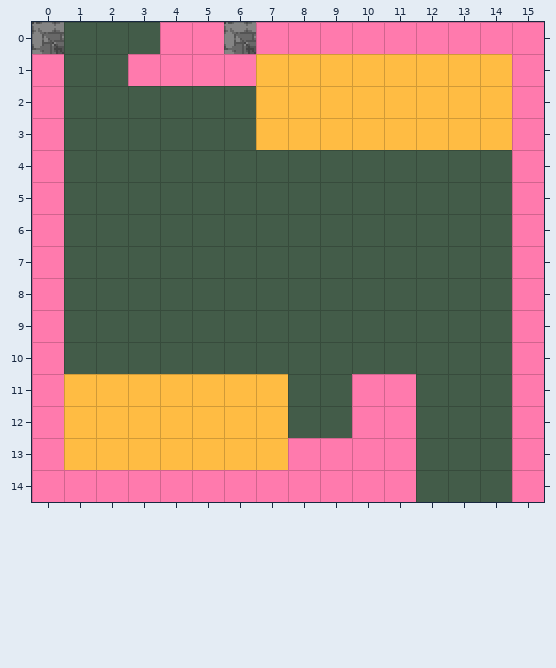
Two versions of a level (Tiled map, assets/data/mountain_2.tmx). The picture above was drawn from the file before the commit.
Cells are 16x16 px. Shown: x 0..15, y 0..14. Tiles whose own drawing changed are shown in their newer look in all pictures.
New version:
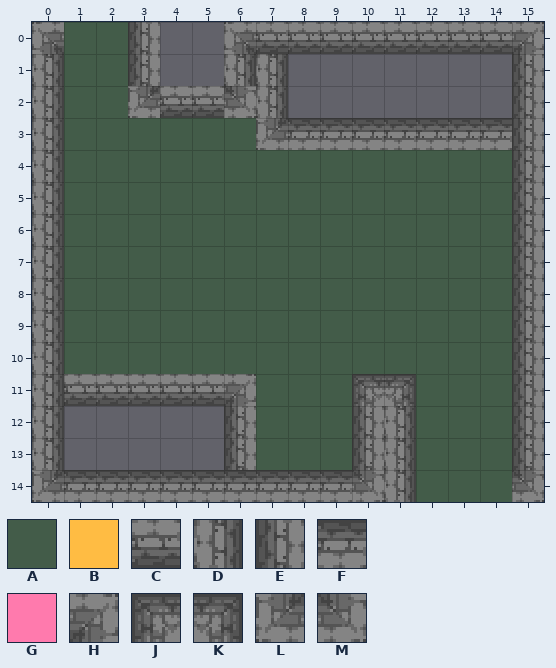
Key: from "tileset.png": A 1, B 3, C 28, D 29, E 30, F 31, G 32, H 33, J 34, K 35, L 60, M 61.
_ is an empty cell.
Tiles replaced or removed in this view: A, B, G.
The edit:
Changed rows in their new state; . is an unchanged cell.
Layer "base":
first column x 0:
 0 ...E__.CCCCCCCCH
 1 D..E__D________E
 2 D..LCCM________E
 3 D......________E
 4 D..............E
 5 D..............E
 6 D..............E
 7 D..............E
 8 D..............E
 9 D..............E
10 D..............E
11 D______A..JK...E
12 D______A..ED...E
13 D______AAAED...E
14 LFFFFFFFFFMD...M
Layer "mid":
first column x 7:
 1 D.......
 2 D.......
 3 LFFFFFFF
first column x 1:
11 CCCCCH
12 .....E
13 .....E
Boxes around the changes in both pictures, in picture pixels (x1, y1, x2, y2):
changed: (32, 22, 544, 502)
